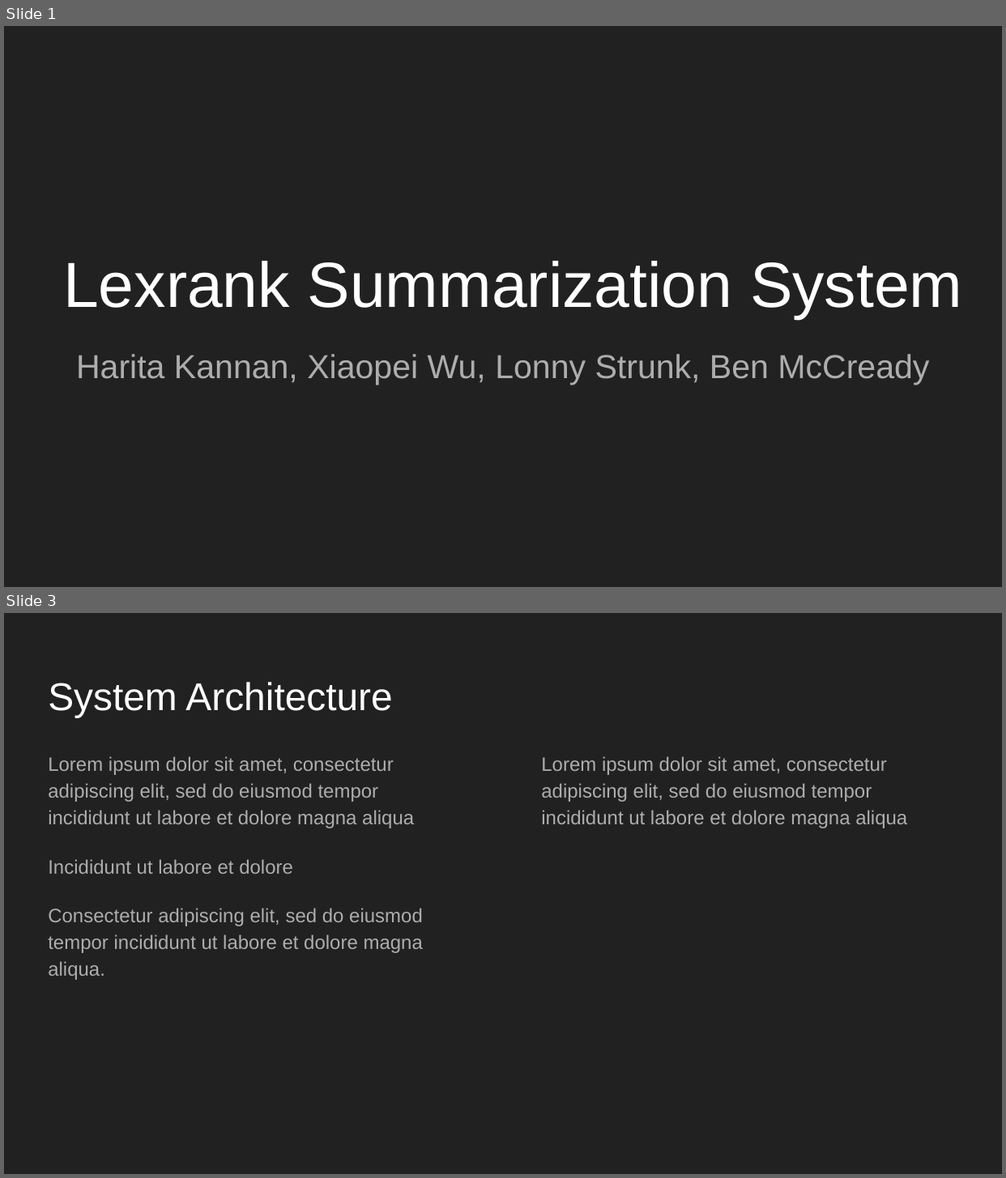
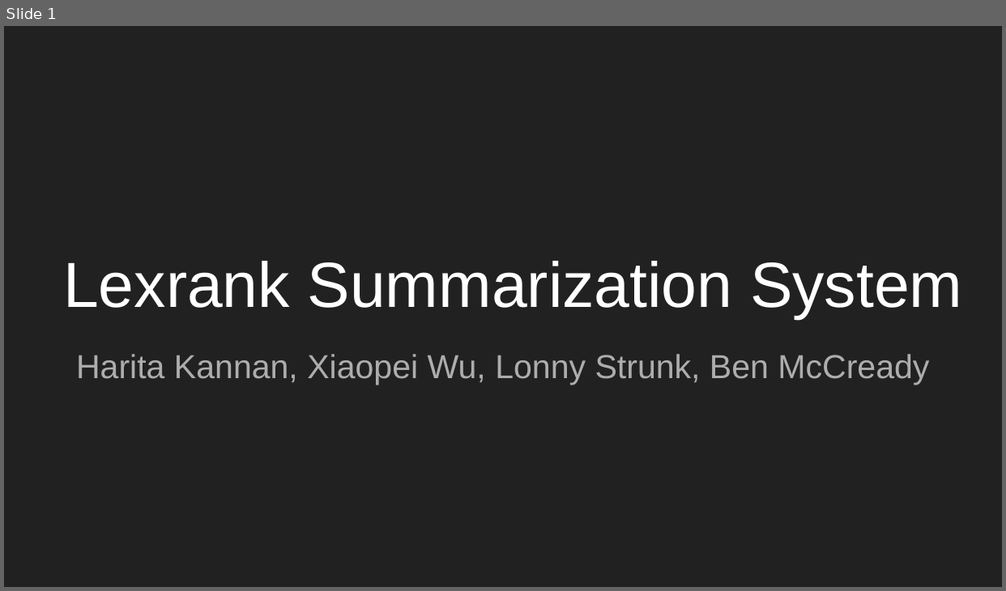
Before and after one commit to lonnystrunk/573-HXLB, a slide deck: doc/D2_presentation.pptx. Shown one above the other, each under a label of ours: slides 1 and 3 before the commit, slide 1 after it; the slides between them are not shown. The pictures are 1006x1178 and 1006x591 pixels, drawn with LibreOffice and Linux fonts; fonts in the diff are those of the drawing. Boxes give left, top, right and bottom in pixels: in the first picture for what was removed or moved away, otherwise in the second. Text is boxed around its words. In the diff, an @@ line names an element or a change of style, - is before the commit and + after.

```diff
--- a/doc/D2_presentation.pptx
+++ b/doc/D2_presentation.pptx
@@ slide 3 removed at [4,613,1002,1174], background #212121 @@
@@ title removed at [48,682,392,717] @@
-System Architecture
@@ text removed at [48,756,423,980] @@
-Lorem ipsum dolor sit amet, consectetur adipiscing elit, sed do eiusmod tempor incididunt ut labore et dolore magna aliqua
-Incididunt ut labore et dolore
-Consectetur adipiscing elit, sed do eiusmod tempor incididunt ut labore et dolore magna aliqua.
@@ text removed at [541,756,907,828] @@
-Lorem ipsum dolor sit amet, consectetur adipiscing elit, sed do eiusmod tempor incididunt ut labore et dolore magna aliqua
```
Also in this commit, not shown: 1 slide changed, 6 slides added, 2 other slides removed.
